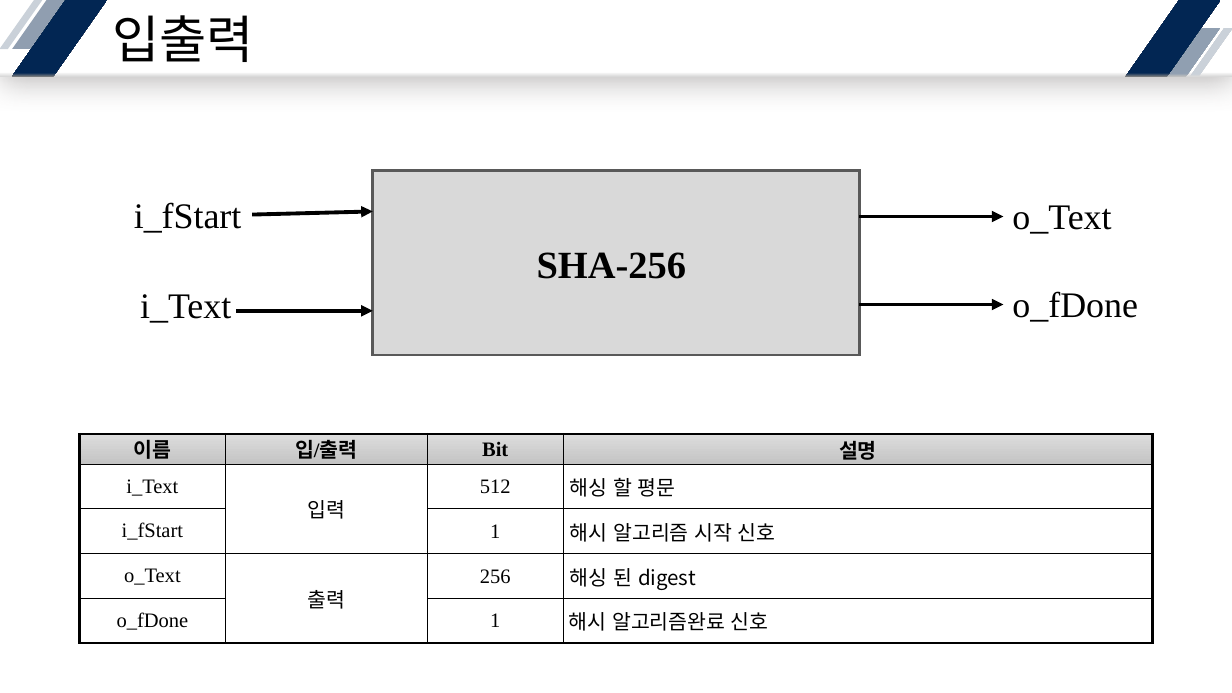
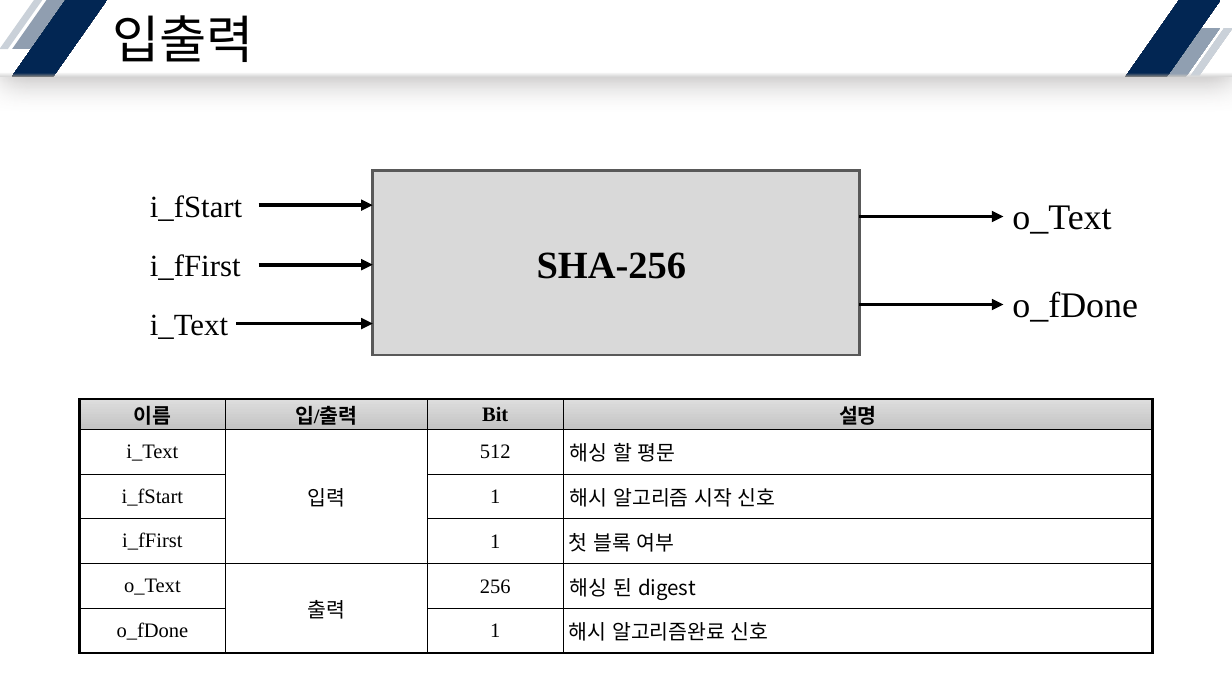
Before and after one commit to yuyu0830/FPGA_AES128, a slide deck: slide 3 of SHA/SHA256/Presentation/SHA256.pptx. Drawn at 1232x693 pixels with LibreOffice and Linux fonts; fonts in the diff are those of the drawing. Boxes give left, top, right and bottom in pixels: in the first picture for what was removed or moved away, otherwise in the second. Text is boxed around its words. In the diff, an @@ line names an element or a change of style, - is before the commit and + after.

```diff
--- a/SHA/SHA256/Presentation/SHA256.pptx
+++ b/SHA/SHA256/Presentation/SHA256.pptx
@@ text "i_fStart" at (x1=150, y1=195, x2=242, y2=221): size 28 to 24 pt @@
@@ text "i_fStart" moved from (x1=134, y1=202, x2=242, y2=233) to (x1=150, y1=195, x2=242, y2=221) @@
@@ arrow moved from (252, 214) - (372, 212) to (259, 205) - (372, 205) @@
@@ text added at (x1=150, y1=254, x2=241, y2=280), 24 pt, text #000000 @@
+i_fFirst
@@ arrow added from (259, 264) to (372, 264), #000000 3 pt @@
@@ text "i_Text" moved from (x1=140, y1=294, x2=231, y2=323) to (x1=150, y1=314, x2=228, y2=339) @@
@@ text "i_Text" at (x1=150, y1=314, x2=228, y2=339): size 28 to 24 pt @@
@@ arrow moved from (237, 311) - (372, 311) to (237, 323) - (372, 323) @@
@@ table at (x1=79, y1=399, x2=1153, y2=653) @@
+row 4: i_fFirst |  | 1 | 첫 블록 여부
@@ table resized from (x1=79, y1=434, x2=1153, y2=643) to (x1=79, y1=399, x2=1153, y2=653) @@
```
Also in this commit, not shown: 4 other slides changed, 10 slides added, 17 other files.
